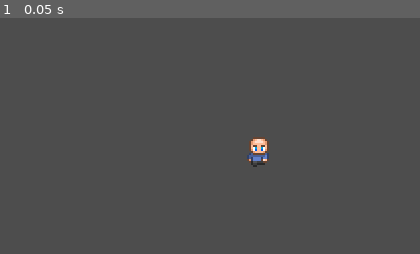
Above: before the commit, frame 1.
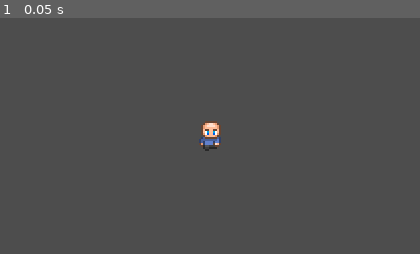
Above: after the commit, the same moment.

Repository: cagox/SeedsOfMana
Game: Godot game, scene res://Default.tscn
Same seed, same stepped clock (60 frames per second), same inputs: the game is played once before the commit and once after it.
Inputs:
- Up to frame 1 (0.05 s): no input

The runs differ from the first frame. In frame 1, 1.0% of the frame differs, in the area x 47-65%, y 43-64%.

Commit message:
Tweaked Settings
Changed Player from RigidBody2d to CharacterBody2d.
Created camera centered at 0,0.

Diff:
--- a/Default.tscn
+++ b/Default.tscn
@@ -5,4 +5,5 @@
 [node name="Default" type="Node2D"]
 
 [node name="Player" parent="." instance=ExtResource("1_mf5ip")]
-position = Vector2(258, 134)
+
+[node name="Main Camera" type="Camera2D" parent="."]
--- a/Player.tscn
+++ b/Player.tscn
@@ -2,8 +2,7 @@
 
 [ext_resource type="Texture2D" uid="uid://d8e6qshcup74" path="res://Graphics/PixyMoon/Character_001_Atlas.tres" id="1_xhfnw"]
 
-[node name="Player" type="RigidBody2D"]
-gravity_scale = 0.0
+[node name="Player" type="CharacterBody2D"]
 
 [node name="Sprite2D" type="Sprite2D" parent="."]
 scale = Vector2(2, 2)
--- /dev/null
+++ b/Scripts/Player.gd
@@ -0,0 +1 @@
+extends RigidBody2D
--- a/project.godot
+++ b/project.godot
@@ -21,6 +21,10 @@
 window/size/viewport_height=236
 window/stretch/mode="canvas_items"
 
+[dotnet]
+
+project/assembly_name="SeedsOfMana"
+
 [rendering]
 
 textures/canvas_textures/default_texture_filter=0
Not shown, added: Scripts/Player.gd.uid
